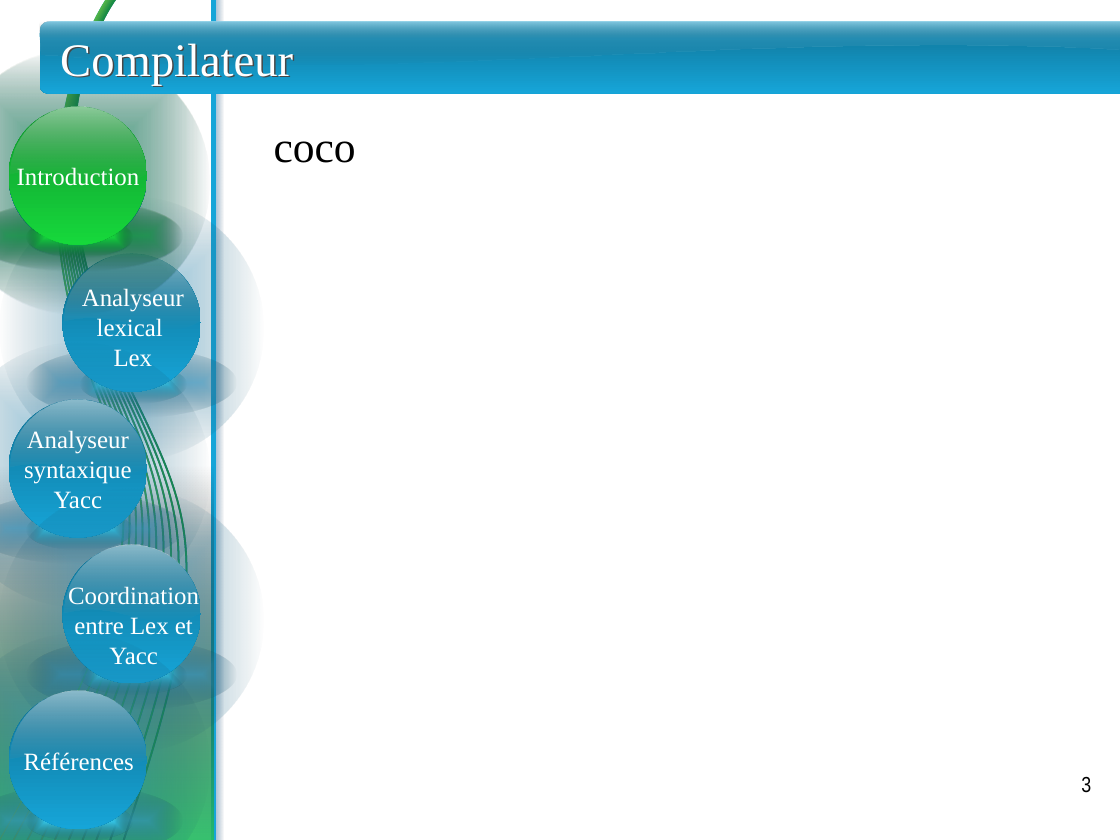
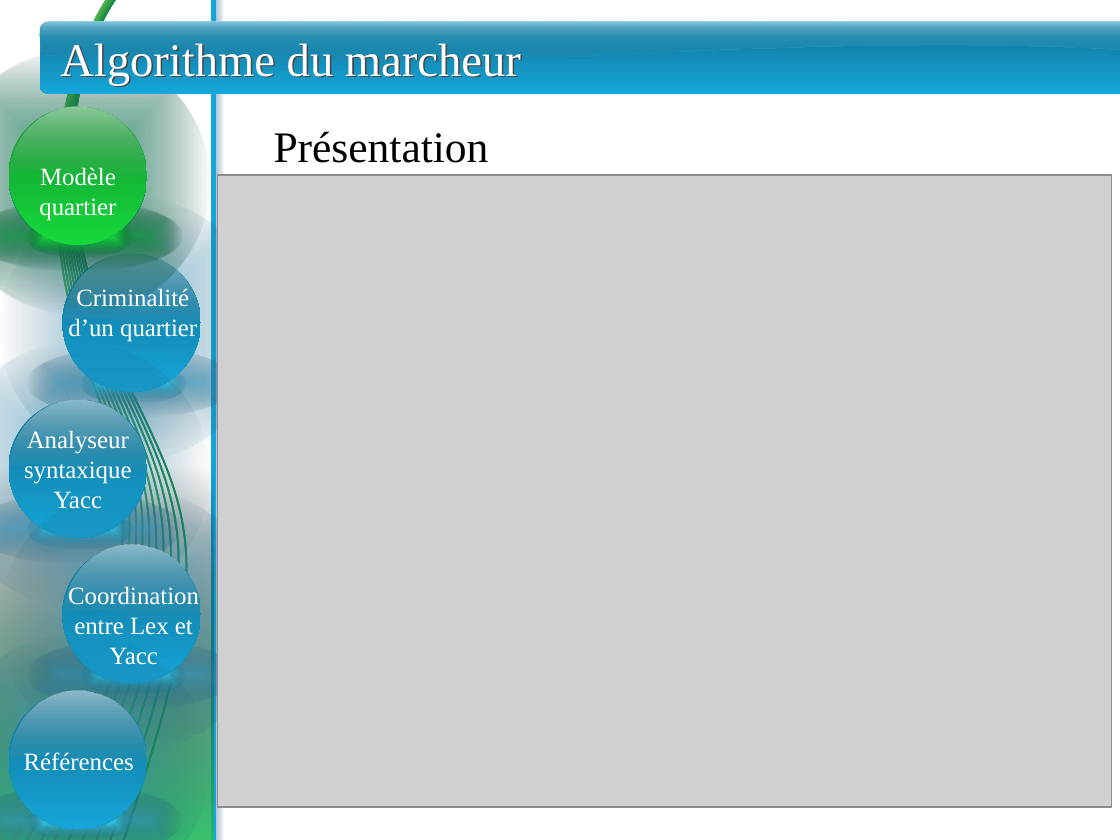
Before and after one commit to sarrabenbrahim/team-war, a slide deck: slide 2 of PFE/Presentation/presentation - Fabien.pptx (slide 3 before the commit). Drawn at 1120x840 pixels with LibreOffice and Linux fonts; fonts in the diff are those of the drawing; grey boxes stand for pictures. Boxes give left, top, right and bottom in pixels: in the first picture for what was removed or moved away, otherwise in the second. Text is boxed around its words. In the diff, an @@ line names an element or a change of style, - is before the commit and + after.

```diff
--- a/PFE/Presentation/presentation - Fabien.pptx
+++ b/PFE/Presentation/presentation - Fabien.pptx
@@ title at (60, 43, 521, 86): text changed @@
-Compilateur
+Algorithme du marcheur
@@ text at (274, 131, 489, 163): text changed @@
-coco
+Présentation
@@ text at (39, 167, 116, 221): text changed @@
-Introduction
+Modèle quartier
@@ picture added at (217, 175, 1111, 806) @@
@@ text at (68, 288, 197, 342): text changed @@
-Analyseur lexical
-Lex
+Criminalité d’un quartier
@@ page number removed at (1081, 776, 1091, 793) @@
-3
```
Also in this commit, not shown: 1 other slide changed, 4 slides removed.
